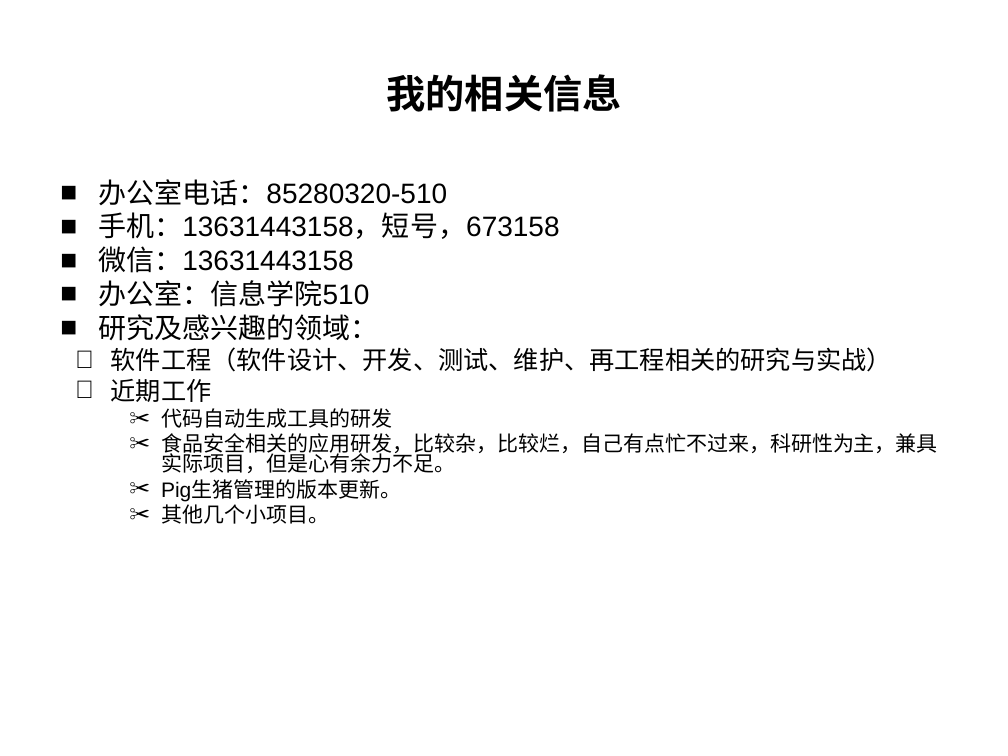
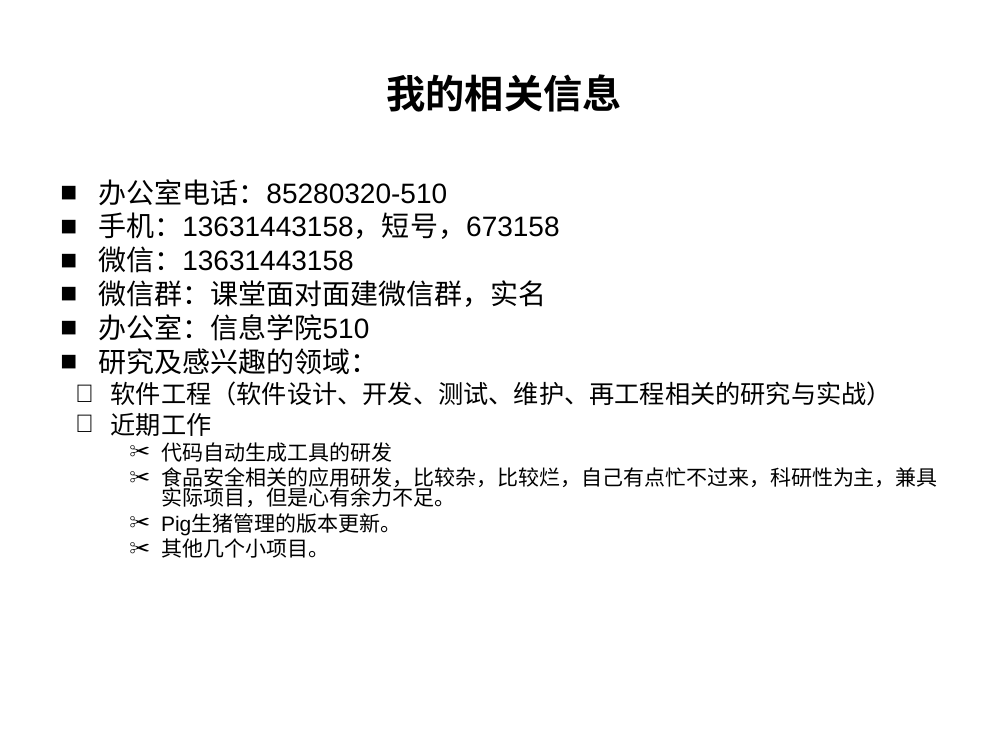
Before and after one commit to liangshanhero/sa, a slide deck: slide 2 of sa/文档/2019 软件体系结构（00）：教学说明.ppt. Drawn at 1008x756 pixels with LibreOffice and Linux fonts; fonts in the diff are those of the drawing; background and template pictures are left out. Boxes give left, top, right and bottom in pixels: in the first picture for what was removed or moved away, otherwise in the second. Text is boxed around its words. In the diff, an @@ line names an element or a change of style, - is before the commit and + after.

```diff
--- a/sa/文档/2019 软件体系结构（00）：教学说明.ppt
+++ b/sa/文档/2019 软件体系结构（00）：教学说明.ppt
@@ text at (98,280,547,307): paragraph added @@
+■ 微信群：课堂面对面建微信群，实名
```
Also in this commit, not shown: 2 other slides changed, 2 other files.
